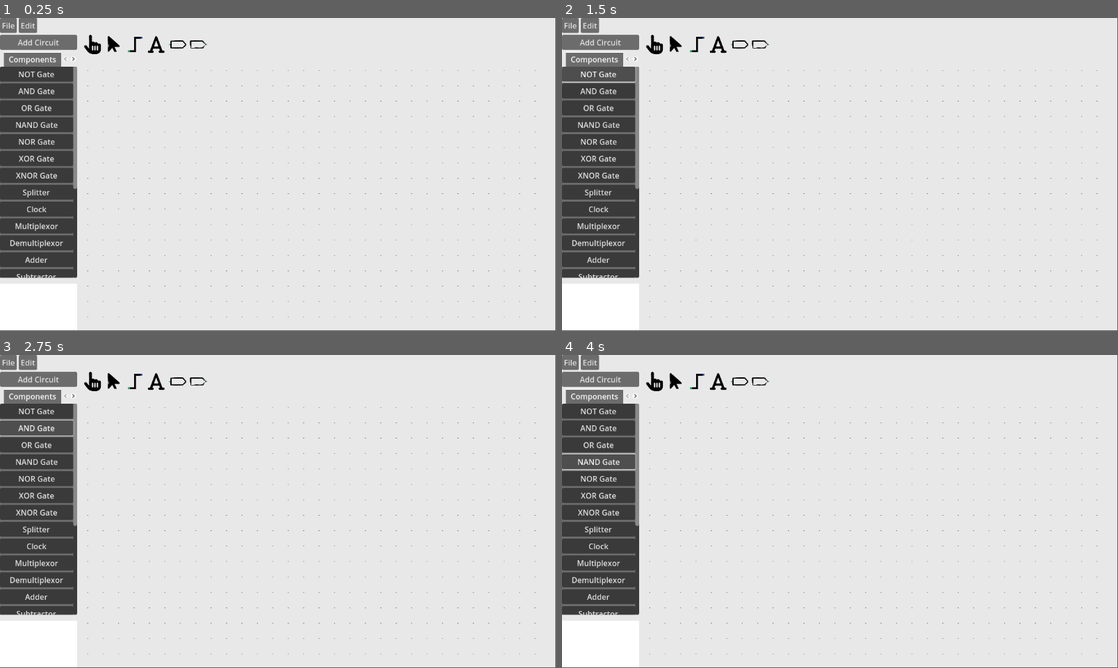
Above: before the commit, frames 1-4 (two rows, left to right).
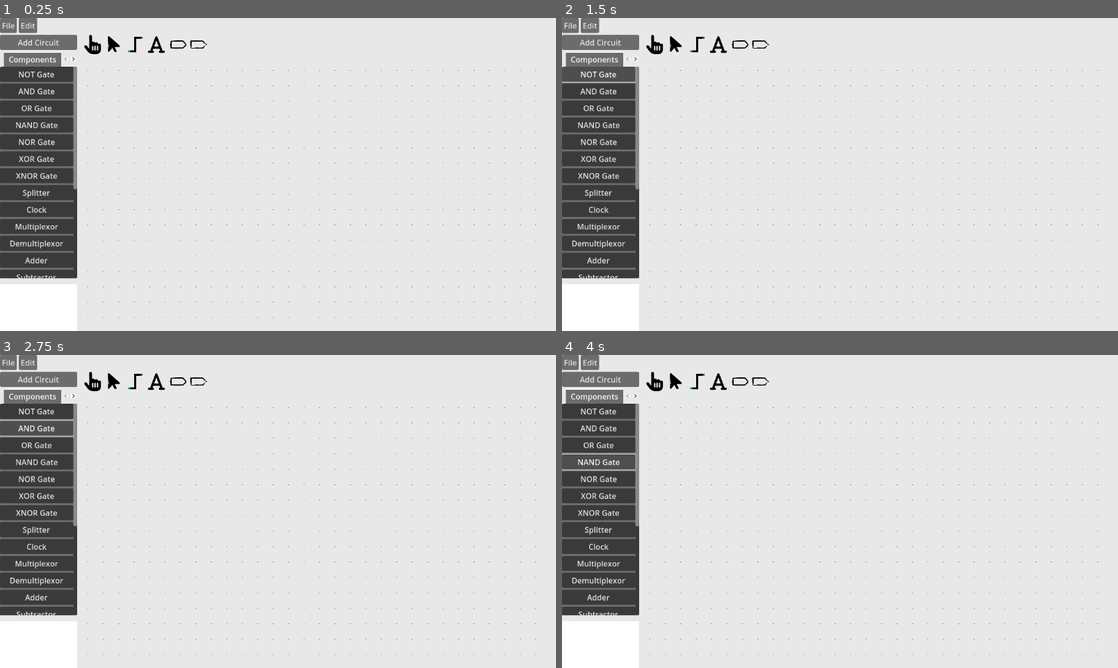
Above: after the commit, the same moments.

Repository: Josh-Farkas/LogicBoardSEC
Game: Godot game, scene res://UI/UI.tscn
Two runs of this game, one before a commit and one after it. Both use one fixed random seed, a clock stepped at 60 frames per second and the inputs below.
Inputs:
- Up to frame 1 (0.25 s): no input
- Up to frame 2 (1.5 s): click "Add Circuit" at 0.5 s; click "NOT Gate" at 1.25 s
- Up to frame 3 (2.75 s): click "AND Gate" at 2 s
- Up to frame 4 (4 s): click "OR Gate" at 2.75 s; click "NAND Gate" at 3.5 s
In our replay, the window is 799x449 before the commit and 800x450 after it. These sizes can differ from the game's own. Grey fills any space a smaller window leaves; there, only what the larger window draws over its background counts as a difference.

The runs differ from the first frame. In frame 1, 1.4% of the frame differs, in the area x 0-97%, y 5-96%; in frame 2, 1.4%; in frame 3, 1.4%; in frame 4, 1.4%.

Commit message:
Fix wires and add screen resizing

Diff:
--- a/UI/UI.tscn
+++ b/UI/UI.tscn
@@ -10,7 +10,13 @@
 
 [node name="UI" type="Control"]
 layout_mode = 3
-anchors_preset = 0
+anchors_preset = 15
+anchor_right = 1.0
+anchor_bottom = 1.0
+grow_horizontal = 2
+grow_vertical = 2
+size_flags_horizontal = 3
+size_flags_vertical = 3
 theme = SubResource("Theme_ol30t")
 script = ExtResource("1_0rxuc")
 
@@ -58,7 +64,7 @@
 
 [node name="SubViewport" type="SubViewport" parent="VBoxContainer/HSplitContainer/VBoxContainer/SubViewportContainer"]
 handle_input_locally = false
-size = Vector2i(2, 2)
+size = Vector2i(980, 559)
 render_target_update_mode = 4
 
 [node name="Simulation" parent="VBoxContainer/HSplitContainer/VBoxContainer/SubViewportContainer/SubViewport" instance=ExtResource("2_yvqpa")]
--- a/Wire/endpoint.gd
+++ b/Wire/endpoint.gd
@@ -18,9 +18,13 @@
 
 
 func merge(other: Endpoint):
+	if other.wire != wire:
+		pass
+
 	for direction: Vector2 in directions:
 		# if either are true set it to true
 		directions[direction] = other.directions[direction] or directions[direction]
+		other.directions[direction] = directions[direction]
 	if other.wire != wire: # wires are different
 		merge_wires.emit(other.wire)
 
--- a/Wire/wire_line.gd
+++ b/Wire/wire_line.gd
@@ -13,7 +13,6 @@
 #@onready var collision_area_shape: CollisionShape2D = collision_area.get_node("CollisionShape2D")
 @onready var endpoint1: Endpoint = $Endpoint1
 @onready var endpoint2: Endpoint = $Endpoint2
-
 
 func draw(direction: Vector2):
 	endpoint1.directions[direction] = true
@@ -34,6 +33,8 @@
 	endpoint2.set_collision_layer_value(2, true)
 	endpoint2.set_collision_mask_value(2, true)
 
+	await get_tree().physics_frame # Wait for all original line collisions to be finised
+
 	# Hack to make collisions work, this causes collisions to be rechecked since
 	# just changing the mask and layer won't cause 'area_entered' to be rechecked
 	endpoint1.monitoring = false
--- a/project.godot
+++ b/project.godot
@@ -19,6 +19,10 @@
 
 Constants="*res://constants.gd"
 Helpers="*res://helpers.gd"
+
+[display]
+
+window/stretch/mode="viewport"
 
 [dotnet]
 
